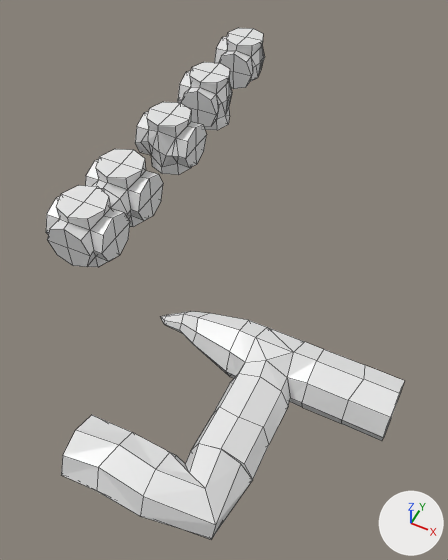
The Blender file treepieces.blend: old version first, new version second.
The view is the same before and after, from a 50 mm lens placed at (4.8, -4.4, 12.9), pointed at (-0.8, 6.8, -1.1). Every picture has the same lights, and +X, +Y and +Z are marked at lower right. Mesh edges are drawn as thin lines.

Script lines for the objects in view, before the commit:
```python
ob_2_branches__t = bpy.data.objects.new('2 branches (T)', me_cube_012)
ob_2_branches__t.location = (2.0, 4.0, 0.0)
ob_2_branches__t.rotation_euler = (6.283, 0.0, 1.571)  # degrees (360, 0, 90)
ob_2_branches__t.scale = (-0.543, -0.543, 1.0)
ob_3_branches__t = bpy.data.objects.new('3 branches (T)', me_cube_023)
ob_3_branches__t.location = (-5.0, 11.0, 0.0)
ob_3_branches__t.rotation_euler = (6.283, 0.0, 1.571)  # degrees (360, 0, 90)
ob_3_branches__t.scale = (-0.543, -0.543, 1.0)
ob_4_branches = bpy.data.objects.new('4 branches', me_cube_022)
ob_4_branches.location = (-5.0, 8.0, 0.0)
ob_4_branches.rotation_euler = (6.283, 0.0, 1.571)  # degrees (360, 0, 90)
ob_4_branches.scale = (-0.543, -0.543, 1.0)
ob_5_branches = bpy.data.objects.new('5 branches', me_cube_013)
ob_5_branches.location = (-5.0, 6.0, 0.0)
ob_5_branches.rotation_euler = (6.283, 0.0, 1.571)  # degrees (360, 0, 90)
ob_5_branches.scale = (-0.543, -0.543, 1.0)
ob_corner = bpy.data.objects.new('Corner', me_cube_006)
ob_corner.location = (2.0, 0.0, 0.0)
ob_corner.rotation_euler = (0.0, 1.571, 0.0)  # degrees (0, 90, 0)
ob_corner.scale = (-0.543, -0.543, 1.0)
ob_straight = bpy.data.objects.new('Straight', me_cube_001)
ob_straight.location = (0.0, 0.0, 0.0)
ob_straight.rotation_euler = (0.0, 1.571, 0.0)  # degrees (0, 90, 0)
ob_straight.scale = (-0.543, -0.543, 1.0)
ob_straight_001 = bpy.data.objects.new('Straight.001', me_cube_008)
ob_straight_001.location = (4.0, 4.0, 0.0)
ob_straight_001.rotation_euler = (0.0, 1.571, 0.0)  # degrees (0, 90, 0)
ob_straight_001.scale = (-0.543, -0.543, 1.0)
ob_straight_002 = bpy.data.objects.new('Straight.002', me_cube_007)
ob_straight_002.location = (2.0, 2.0, 0.0)
ob_straight_002.rotation_euler = (1.571, 1.571, 0.0)  # degrees (90, 90, 0)
ob_straight_002.scale = (-0.543, -0.543, 1.0)
ob_stub = bpy.data.objects.new('Stub', me_cube_009)
ob_stub.location = (0.0, 4.0, 0.0)
ob_stub.rotation_euler = (3.142, 1.571, 0.0)  # degrees (180, 90, 0)
ob_stub.scale = (-0.543, -0.543, 1.0)
# also in view: '3 branches (L)' at (-5.1, 13.9, 0.0); '2 branches (L)' at (-5.1, 16.9, 0.1)
```
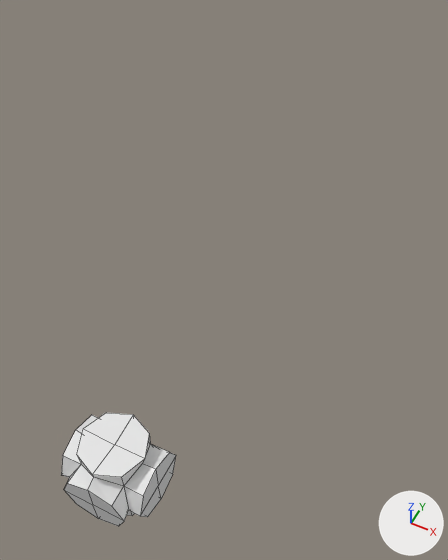
Changed parts and their boxes (x1, y1, x2, y2) in the pictures (448 x 560 px):
```json
{"object": "4 branches", "change": "moved", "before": [85, 149, 163, 227], "after": [62, 413, 176, 526]}
{"object": "Corner", "change": "hidden", "before": [140, 444, 252, 539]}
{"object": "Straight", "change": "hidden", "before": [62, 415, 169, 516]}
{"object": "Straight.001", "change": "hidden", "before": [302, 349, 404, 441]}
{"object": "5 branches", "change": "hidden", "before": [46, 185, 130, 267]}
{"object": "Straight.002", "change": "hidden", "before": [192, 373, 288, 480]}
{"object": "2 branches (T)", "change": "hidden", "before": [226, 320, 324, 407]}
{"object": "3 branches (T)", "change": "hidden", "before": [135, 102, 206, 175]}
{"object": "3 branches (L)", "change": "hidden", "before": [178, 62, 232, 130]}
{"object": "Stub", "change": "hidden", "before": [160, 311, 249, 376]}
{"object": "2 branches (L)", "change": "hidden", "before": [214, 28, 265, 89]}
```

Edits to the scene script, one JSON object a line:
```json
{"block": "me_cube_008", "where": "# used by ob_straight_001; location = (4.0, 4.0, 0.0); rotation_euler = (0.0, 1.571, 0.0), in degrees (0, 90, 0); scale = (-0.543, -0.543, 1.0)"}
{"op": "remove", "block": "me_cube_008", "code": "me_cube_008.from_pydata(...)  # 26 vertices, 24 faces; spans x -1.4..1.4, y -1.4..1.4, z -1.0..1.0"}
{"op": "add", "block": "me_cube_008", "code": "me_cube_008.from_pydata(...)  # 34 vertices, 32 faces; spans x -1.46..1.4, y -1.5..1.4, z -1.0..1.0"}
{"block": "me_cube_008", "change": "me_cube_008 part 1"}
{"block": "me_cube_008", "change": "8 faces are deleted"}
{"block": "me_cube_008", "change": "3 vertices in x -1.0..1.0, y 1.0..1.38, z 0.0 move by (0.0, -0.15, 0.23)"}
{"block": "me_cube_008", "change": "1 vertex moves from x 1.39, y -0.02, z 0.15 to x 1.39, y -0.16, z 0.38"}
{"block": "me_cube_008", "change": "8 vertices are added at x -1.46..1.32, y -1.5..1.2, z -0.5..-0.43"}
{"block": "me_cube_008", "change": "16 new faces join them"}
{"op": "add", "block": "ob_straight", "code": "ob_straight.hide_set(True)"}
{"op": "set", "path": "ob_corner.location", "old": "(2.0, 0.0, 0.0)", "new": "(0.0, 0.0, 0.0)"}
{"op": "add", "block": "ob_corner", "code": "ob_corner.hide_set(True)"}
{"op": "set", "path": "ob_straight_002.location", "old": "(2.0, 2.0, 0.0)", "new": "(0.0, 0.0, 0.0)"}
{"op": "add", "block": "ob_straight_002", "code": "ob_straight_002.hide_set(True)"}
{"op": "set", "path": "ob_straight_001.location", "old": "(4.0, 4.0, 0.0)", "new": "(0.0, 0.0, 0.0)"}
{"op": "add", "block": "ob_straight_001", "code": "ob_straight_001.hide_set(True)"}
{"op": "set", "path": "ob_stub.location", "old": "(0.0, 4.0, 0.0)", "new": "(0.0, 0.0, 0.0)"}
{"op": "add", "block": "ob_stub", "code": "ob_stub.hide_set(True)"}
{"op": "set", "path": "ob_2_branches__t.location", "old": "(2.0, 4.0, 0.0)", "new": "(0.0, 0.0, 0.0)"}
{"op": "add", "block": "ob_2_branches__t", "code": "ob_2_branches__t.hide_set(True)"}
{"op": "set", "path": "ob_5_branches.location", "old": "(-5.0, 6.0, 0.0)", "new": "(0.0, 0.0, 0.0)"}
{"op": "add", "block": "ob_5_branches", "code": "ob_5_branches.hide_set(True)"}
{"op": "set", "path": "ob_4_branches.location", "old": "(-5.0, 8.0, 0.0)", "new": "(0.0, 0.0, 0.0)"}
{"op": "set", "path": "ob_3_branches__t.location", "old": "(-5.0, 11.0, 0.0)", "new": "(0.0, 0.0, 0.0)"}
{"op": "add", "block": "ob_3_branches__t", "code": "ob_3_branches__t.hide_set(True)"}
{"op": "set", "path": "ob_3_branches__l.location", "old": "(-5.0, 14.0, 0.0)", "new": "(0.0, 0.0, 0.0)"}
{"op": "add", "block": "ob_3_branches__l", "code": "ob_3_branches__l.hide_set(True)"}
{"op": "set", "path": "ob_2_branches__l.location", "old": "(-5.0, 17.0, 0.0)", "new": "(0.0, 0.0, 0.0)"}
{"op": "add", "block": "ob_2_branches__l", "code": "ob_2_branches__l.hide_set(True)"}
```
